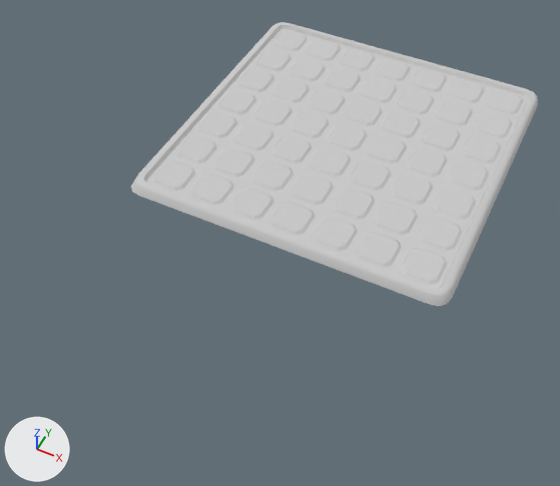
Before and after pictures for a commit that changed the FBX model Assets/Meshes/landing_pad.FBX.
Rendered twice from a 50 mm lens placed at (204.3, 29.7, 65.0), pointed at (176.8, 84.8, -3.8). The lights are fixed; the arrows at lower left show +X, +Y and +Z.

Names of what the first picture shows: 'landing_pad'.
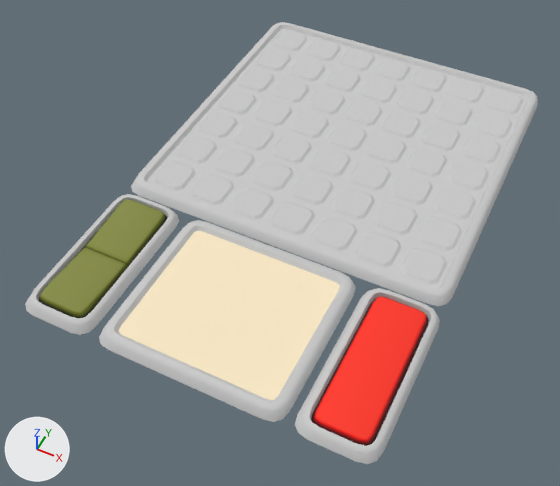
The newer file is also turned or shifted as a whole; pictures and numbers use the older file's frame.

Boxes [x1, y1, x2, y2] around the edits, measured in the pictures (560 x 486 px):
'landing_pad', reshaped (26% wider, 55% taller)
    before: [131, 22, 538, 306]
    after: [25, 22, 538, 464]
'landing_pad_screen', added (beige)
    after: [118, 231, 340, 400]
'landing_pad_button_spawn', added (red)
    after: [311, 296, 429, 446]
'landing_pad_button', added (yellow)
    after: [39, 199, 167, 319]
part 1 of me_mesh, added
    after: [99, 220, 356, 422]
part 2 of me_mesh, added
    after: [25, 194, 179, 335]
part 3 of me_mesh, added
    after: [295, 288, 440, 464]

Edits to the bpy script that builds the scene:
```text
Add img_landig_pad_buttons_tga:
    img_landig_pad_buttons_tga = load_image('landig_pad_buttons.tga', '../Textures/landig_pad_buttons.tga', 512, 512, 'sRGB')
Add mat_landing_pad_buttons:
    mat_landing_pad_buttons = principled_material('landing_pad_buttons')
    mat_landing_pad_buttons.texture = img_landig_pad_buttons_tga  # with its transparency
    mat_landing_pad_buttons.roughness = 0.859
Add mat_screen:
    mat_screen = principled_material('screen')
    mat_screen.base_color = (0.961, 0.82, 0.569)  # beige #fbeac7
    mat_screen.roughness = 0.859
Change me_mesh:
    used by ob_landing_pad; location = (178.0, 101.0, 0.0)
    remove me_mesh.from_pydata(...)  # 980 vertices, 1870 faces; spans x -20.0..20.0, y -20.0..20.0, z 0.0..1.1
    add me_mesh.from_pydata(...)  # 1220 vertices, 2254 faces; spans x -20.0..20.0, y -39.7..20.0, z 0.0..1.1
    me_mesh part 1: a new loose piece of 80 vertices spanning x -10.6..10.6, y -39.7..-20.5, z 0.0..1.1, in mat_metal (light grey #cacaca)
    me_mesh part 2: a new loose piece of 80 vertices spanning x -20.0..-11.4, y -39.7..-20.5, z 0.0..1.1
    me_mesh part 3: a new loose piece of 80 vertices spanning x 11.4..20.0, y -39.7..-20.5, z 0.0..1.1
Add me_mesh_002:
    me_mesh_002.from_pydata(...)  # 100 vertices, 176 faces; spans x -3.1..3.1, y -8.4..8.4, z 0.0..0.9
    me_mesh_002.materials.append(mat_landing_pad_buttons)  # picture img_landig_pad_buttons_tga
Add me_mesh_003:
    me_mesh_003.from_pydata([(9.1, -38.0, 0.7), (9.1, -22.1, 0.7), (-8.9, -22.1, 0.7), (-8.9, -38.0, 0.7)], [], [(1, 2, 3, 0)])
    me_mesh_003.materials.append(mat_screen)  # beige #fbeac7
Add me_mesh_001:
    me_mesh_001.from_pydata(...)  # 64 vertices, 110 faces; spans x -3.1..3.1, y -8.4..8.4, z 0.0..0.9
    me_mesh_001.materials.append(mat_landing_pad_buttons)  # picture img_landig_pad_buttons_tga
Add ob_landing_pad_button:
    ob_landing_pad_button = bpy.data.objects.new('landing_pad_button', me_mesh_002)
    ob_landing_pad_button.location = (162.4, 71.0, 0.5)
Add ob_landing_pad_screen:
    ob_landing_pad_screen = bpy.data.objects.new('landing_pad_screen', me_mesh_003)
    ob_landing_pad_screen.location = (178.0, 101.0, 0.0)
Add ob_landing_pad_button_spawn:
    ob_landing_pad_button_spawn = bpy.data.objects.new('landing_pad_button_spawn', me_mesh_001)
    ob_landing_pad_button_spawn.location = (193.8, 71.0, 0.3)
```
